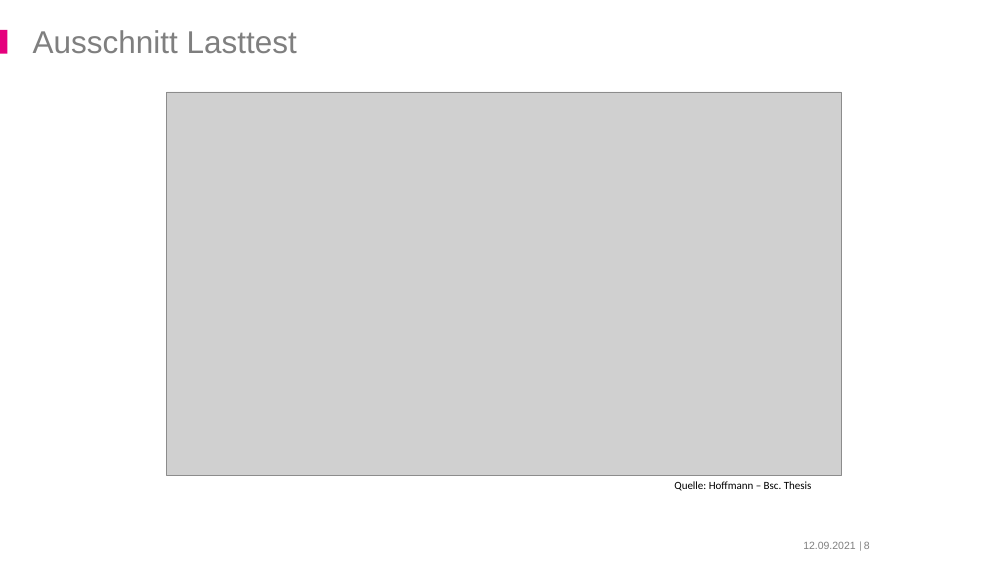
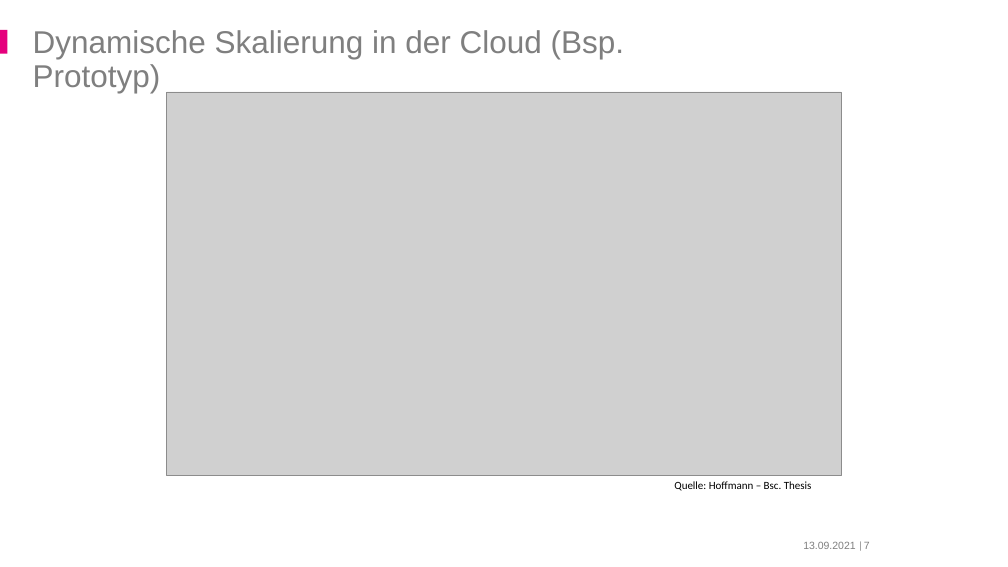
Before and after one commit to derMacon/serverless-bsc-thesis, a slide deck: slide 7 of slides/dps/hoffmann_serverless_dps.pptx (slide 8 before the commit). Drawn at 1008x567 pixels with LibreOffice and Linux fonts; fonts in the diff are those of the drawing; grey boxes stand for pictures; background and template pictures are left out. Boxes give left, top, right and bottom in pixels: in the first picture for what was removed or moved away, otherwise in the second. Text is boxed around its words. In the diff, an @@ line names an element or a change of style, - is before the commit and + after.

```diff
--- a/slides/dps/hoffmann_serverless_dps.pptx
+++ b/slides/dps/hoffmann_serverless_dps.pptx
@@ title at box(33, 30, 624, 93): text changed @@
-Ausschnitt Lasttest
+Dynamische Skalierung in der Cloud (Bsp. Prototyp)
@@ page number at box(864, 542, 870, 549): text changed @@
-8
+7
```
Also in this commit, not shown: 29 other slides changed, 1 slide added.
